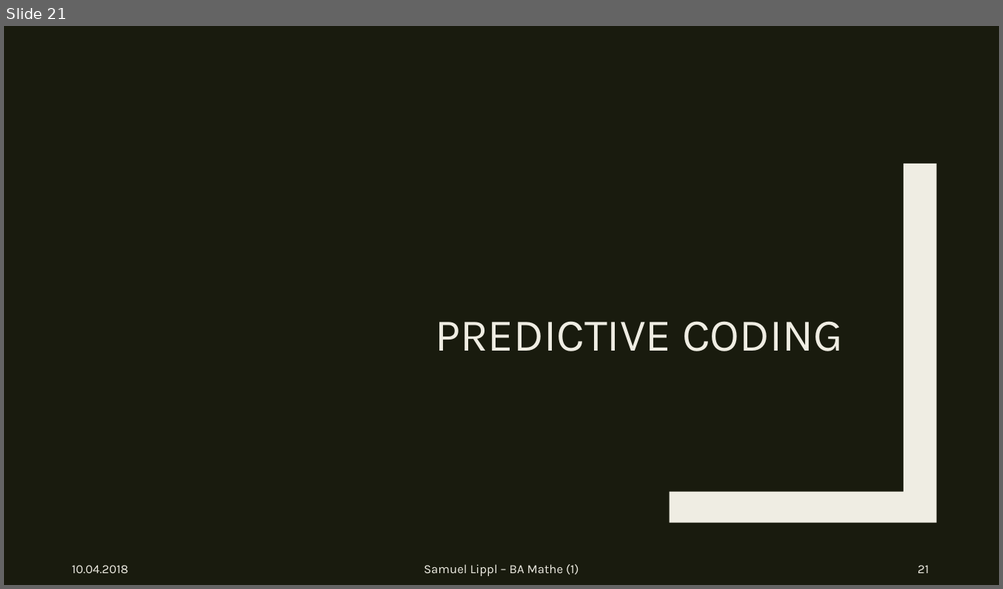
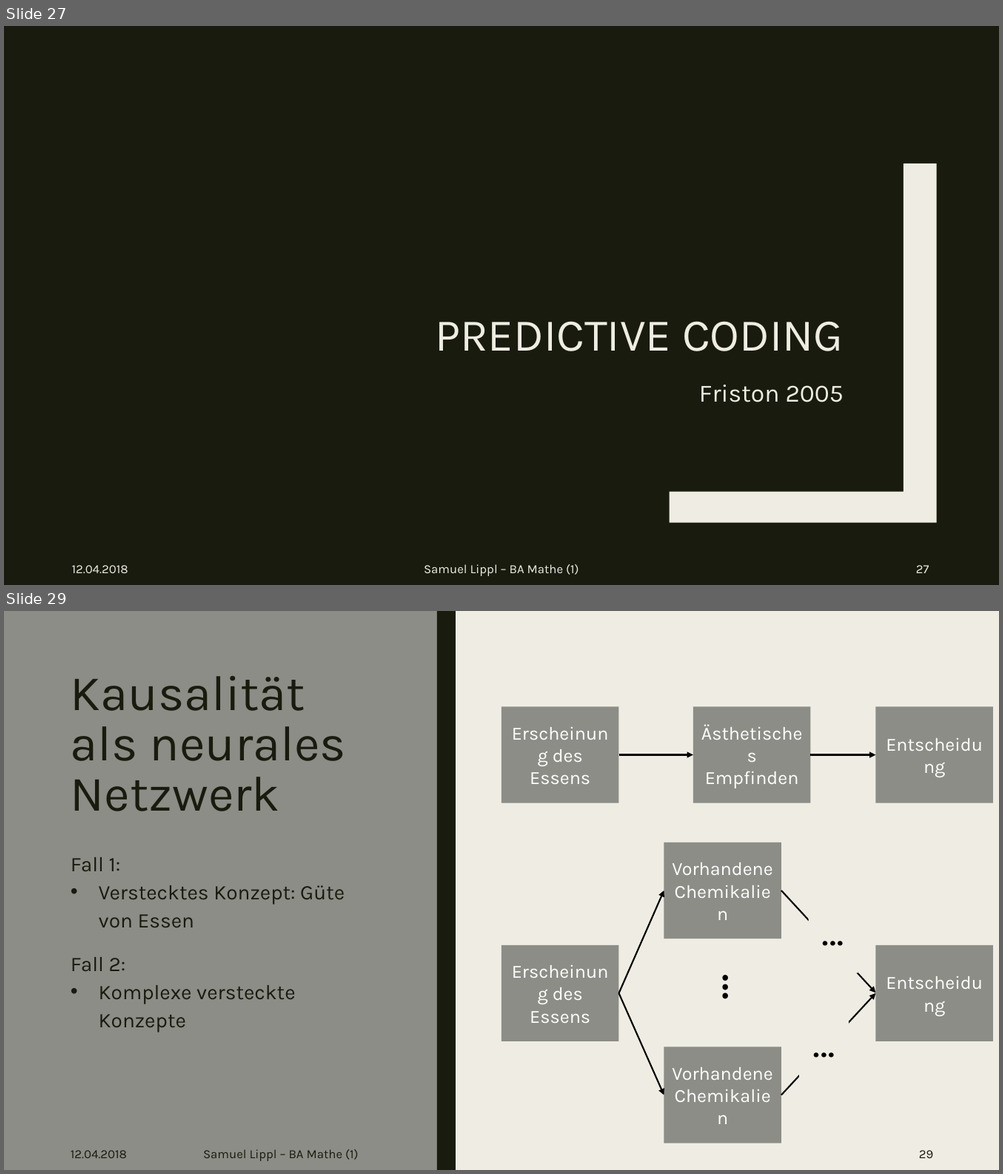
Before and after one commit to sflippl/ba-math, a slide deck: Neurale Netzwerke in silica und in vivo.pptx. Shown one above the other, each under a label of ours: slide 21 before the commit, slides 27 and 29 after it; the slides between them are not shown. The pictures are 1003x589 and 1003x1174 pixels, drawn with LibreOffice and Linux fonts; fonts in the diff are those of the drawing. Boxes give left, top, right and bottom in pixels: in the first picture for what was removed or moved away, otherwise in the second. Text is boxed around its words. In the diff, an @@ line names an element or a change of style, - is before the commit and + after.

```diff
--- a/Neurale Netzwerke in silica und in vivo.pptx
+++ b/Neurale Netzwerke in silica und in vivo.pptx
@@ slide 29 added at [4,611,999,1170], background #EFEDE3 @@
@@ rectangle added at [4,611,437,1170], fill #8C8D86 @@
@@ rectangle added at [437,611,455,1170], fill #191B0E @@
@@ title added at [71,676,346,812], 48 pt, text #191B0E @@
+Kausalität als neurales Netzwerk
@@ rectangle added at [502,706,619,803], fill #8C8D86, 18 pt, text #FFFFFF @@
+Erscheinung des Essens
@@ rectangle added at [694,706,811,803], fill #8C8D86, 18 pt, text #FFFFFF @@
+Ästhetisches Empfinden
@@ rectangle added at [876,706,993,803], fill #8C8D86, 18 pt, text #FFFFFF @@
+Entscheidung
@@ arrow added from (619, 755) to (694, 755), #000000 1.5 pt @@
@@ arrow added from (811, 755) to (876, 755), #000000 1.5 pt @@
@@ rectangle added at [663,843,781,939], fill #8C8D86, 18 pt, text #FFFFFF @@
+Vorhandene Chemikalien
@@ text added at [71,857,344,1033], 20 pt, text #191B0E @@
+Fall 1:
+• Verstecktes Konzept: Güte von Essen
+Fall 2:
+• Komplexe versteckte Konzepte
@@ arrow added from (619, 994) to (663, 891), #000000 1.5 pt @@
@@ arrow added from (782, 891) to (876, 993), #000000 1.5 pt @@
@@ text added at [808,886,857,973], 40 pt, text #000000 @@
+…
@@ rectangle added at [502,945,619,1042], fill #8C8D86, 18 pt, text #FFFFFF @@
+Erscheinung des Essens
@@ rectangle added at [876,945,993,1042], fill #8C8D86, 18 pt, text #FFFFFF @@
+Entscheidung
@@ text added at [708,967,777,1019], 48 pt, text #000000 @@
+…
@@ arrow added from (619, 994) to (663, 1095), #000000 1.5 pt @@
@@ arrow added from (782, 1095) to (876, 994), #000000 1.5 pt @@
@@ text added at [800,997,848,1085], 40 pt, text #000000 @@
+…
@@ rectangle added at [663,1048,781,1144], fill #8C8D86, 18 pt, text #FFFFFF @@
+Vorhandene Chemikalien
@@ text added at [71,1150,127,1159], 12 pt, text #191B0E @@
+12.04.2018
@@ text added at [203,1150,358,1162], 12 pt, text #191B0E @@
+Samuel Lippl – BA Mathe (1)
@@ page number added at [919,1150,933,1159], 12 pt, text #191B0E @@
+29
@@ what was slide 21 is now slide 27 @@
@@ slide 27 changed as well @@
@@ text added at [699,385,843,403], 24 pt, text #EFEDE3 @@
+Friston 2005
@@ text at [72,565,128,574]: text changed @@
-10.04.2018
+12.04.2018
@@ page number at [916,565,929,574]: text changed @@
-21
+27
```
Also in this commit, not shown: 21 other slides changed, 10 other slides added, 10 other files.
